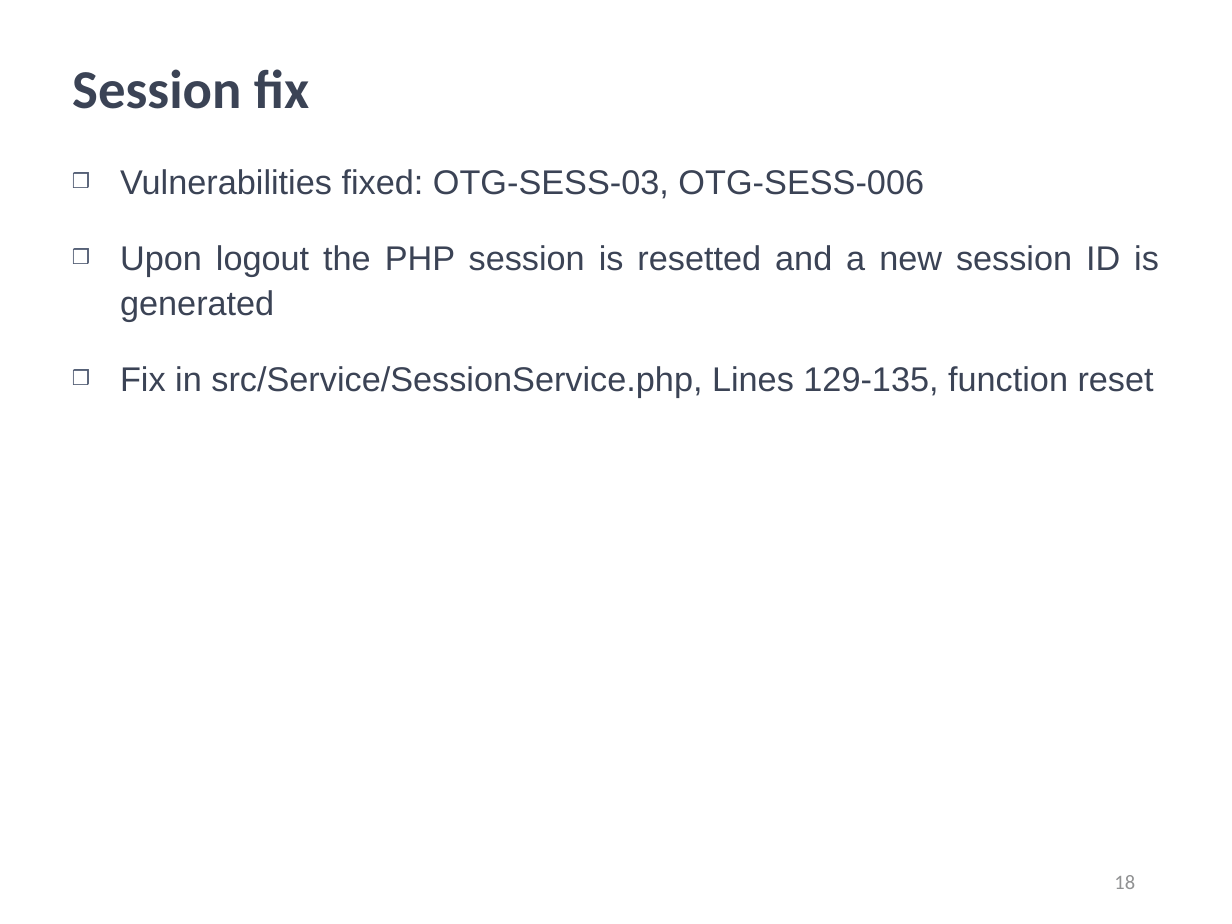
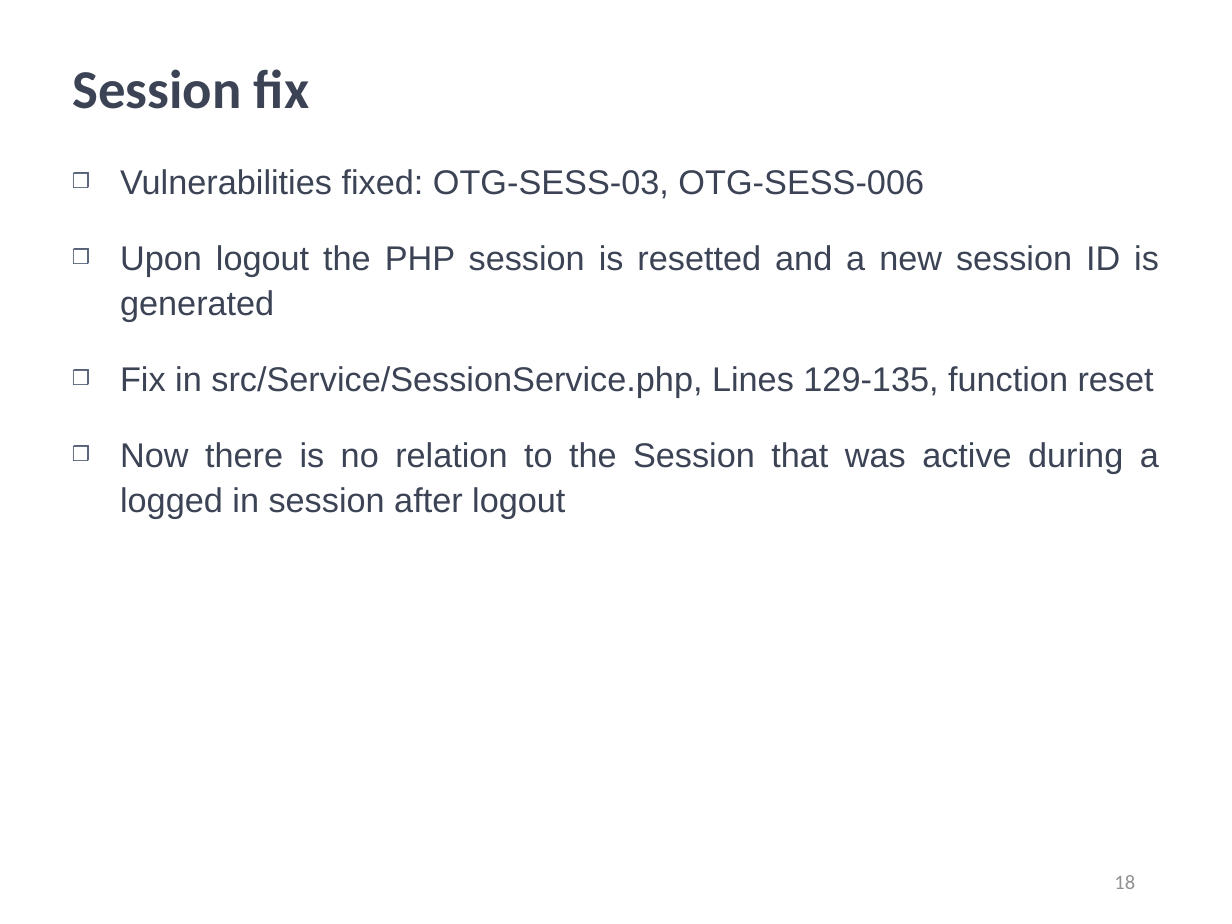
Before and after one commit to kwuerl/secure-coding-team-8, a slide deck: slide 18 of presentations/Phase3.ppt. Drawn at 1232x924 pixels with LibreOffice and Linux fonts; fonts in the diff are those of the drawing; background and template pictures are left out. Boxes give left, top, right and bottom in pixels: in the first picture for what was removed or moved away, otherwise in the second. Text is boxed around its words. In the diff, an @@ line names an element or a change of style, - is before the commit and + after.

```diff
--- a/presentations/Phase3.ppt
+++ b/presentations/Phase3.ppt
@@ text at [120,442,1159,519]: paragraph added @@
+❒ Now there is no relation to the Session that was active during a logged in session after logout
```
Also in this commit, not shown: 9 other slides changed.
